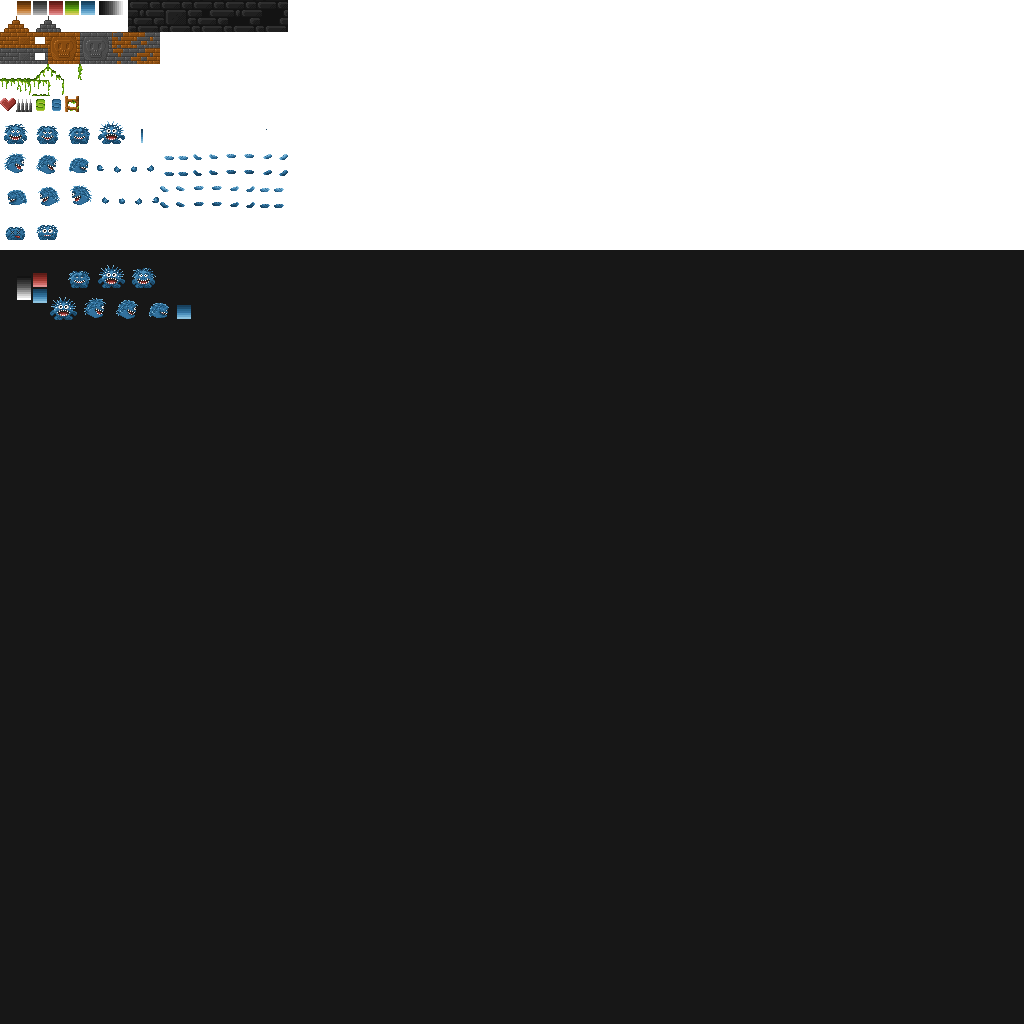
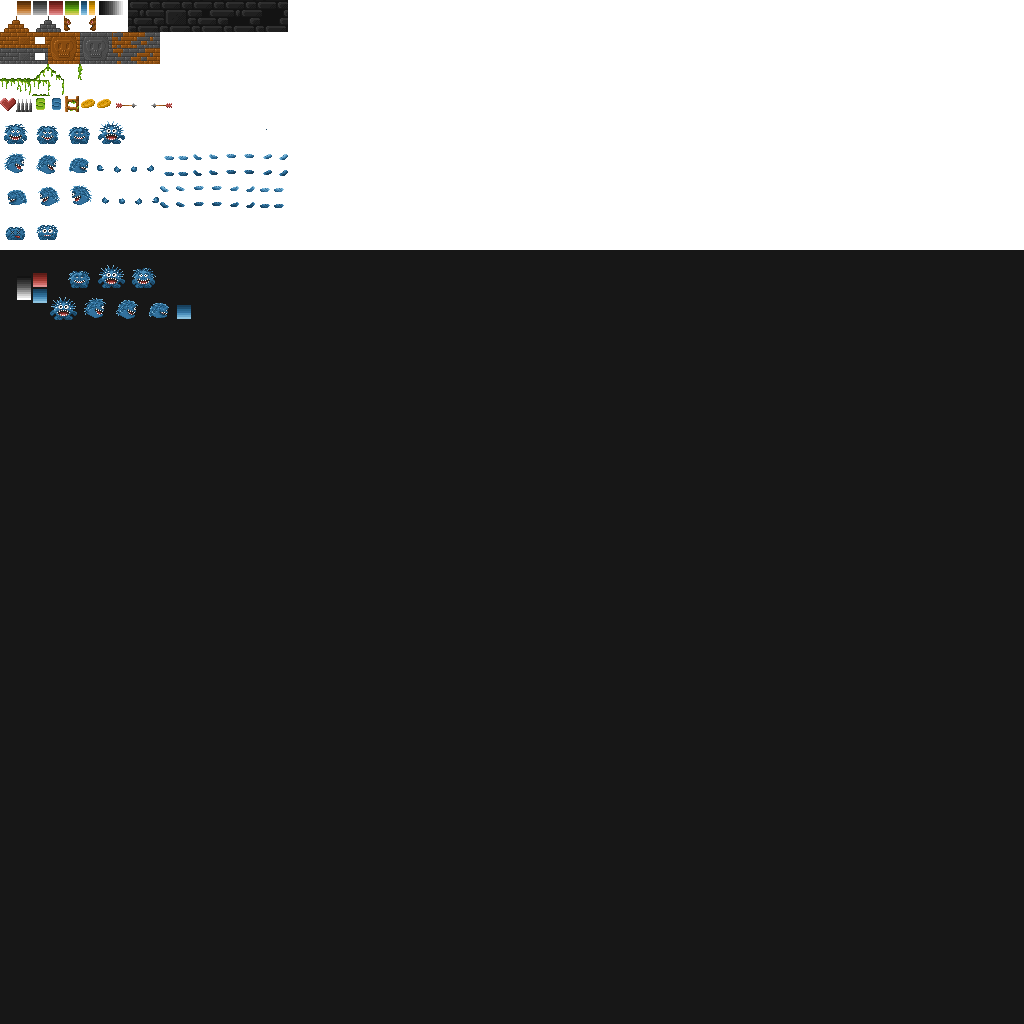
Layers edited between the first and the second 1024 x 1024 image:
painted on "Background copy" over box(36, 1, 172, 143)
